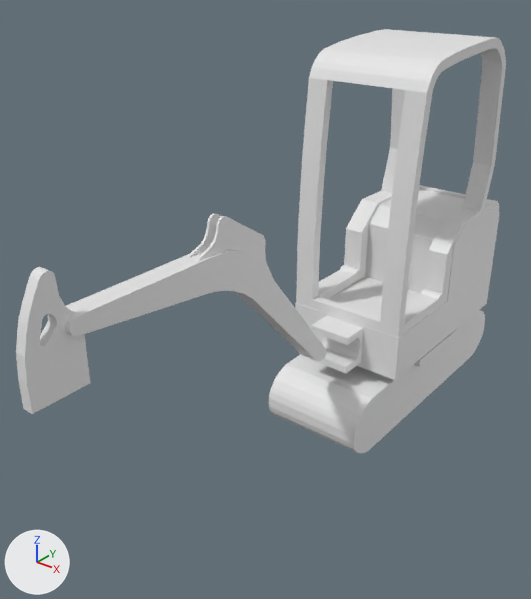
A saved change to the Blender file static/models/excavator/CAT302.blend.
Rendered twice from a 50 mm lens placed at (5.66, -8.21, 4.44), pointed at (-0.45, -0.57, -0.3). The lights are fixed; the arrows at lower left show +X, +Y and +Z. The older version comes first.

In view in the first picture: 'Boom', 'Boom_Fin', 'CabinFrame', 'Chassis', 'Stick', 'Treads'.
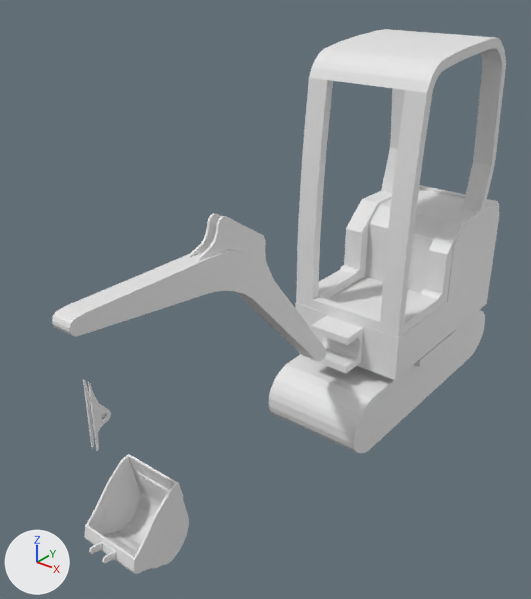
Changed parts and their boxes [x1, y1, x2, y2] in the pictures (531 x 599 px):
'Cube', added
    after: [84, 454, 189, 574]
'Stick', hidden
    before: [16, 267, 90, 414]
'StickFin', added
    after: [83, 380, 111, 451]
'BucketHandle', shown, added
    after: [89, 542, 116, 563]
part 1 of me_cube_006, cut back
    before: [27, 384, 62, 414]

Patch to the scene script:
```diff
--- a/static/models/excavator/CAT302.blend.py
+++ b/static/models/excavator/CAT302.blend.py
@@ me_cube_006 @@
 # used by ob_stick; location = (0.0, -4.53, 0.54); scale = (0.0725, 0.0725, 0.0725)
-me_cube_006.from_pydata(...)  # 111 vertices, 147 faces; spans x 0.0..1.0, y -5.2..4.8, z -4.1..15.3
+me_cube_006.from_pydata(...)  # 169 vertices, 207 faces; spans x 0.0..1.0, y -5.2..4.8, z -38.5..15.3
+# me_cube_006 part 1
+# 2 faces are deleted
+# 36 vertices are added at x 0.0..1.0, y -5.2..4.8, z -38.5..-4.1
+# 22 new vertices lie (1.0, 0.0, 0.0) away from vertices in x 0.0, y -4.6..4.8, z -38.5..-5.9
+# 62 new faces join them
@@ me_cube_008 @@
+me_cube_008.from_pydata(...)  # 179 vertices, 203 faces; spans x 0.0..0.45, y -0.375..0.563, z -0.33..0.766
@@ me_cube_007 @@
+me_cube_007.from_pydata(...)  # 34 vertices, 28 faces, 3 loose edges; spans x 0.0..0.304, y -0.096..0.28, z -0.159..0.086
@@ me_cube @@
+me_cube.from_pydata(...)  # 131 vertices, 138 faces; spans x 1.6..2.78, y 6.82..9.27, z -6.74..2.55
@@ ob_stick @@
 _m = ob_stick.modifiers.new('Mirror', 'MIRROR')
 _m.use_clip = True
+ob_stick.hide_set(True)
@@ ob_cube @@
+ob_cube = bpy.data.objects.new('Cube', me_cube_008)
+ob_cube.location = (0.0, -3.8, -2.19)
+_m = ob_cube.modifiers.new('Mirror', 'MIRROR')
+_m.use_clip = True
@@ ob_buckethandle @@
+ob_buckethandle = bpy.data.objects.new('BucketHandle', me_cube_007)
+ob_buckethandle.location = (0.0, -4.3, -2.13)
+ob_buckethandle.scale = (0.438, 0.536, 0.536)
+_m = ob_buckethandle.modifiers.new('Mirror', 'MIRROR')
+_m.use_clip = True
+_m = ob_buckethandle.modifiers.new('Boolean', 'BOOLEAN')
+_m.object = ob_stick
@@ ob_stickfin @@
+ob_stickfin = bpy.data.objects.new('StickFin', me_cube)
+ob_stickfin.location = (0.0, -4.84, 0.0)
+ob_stickfin.scale = (0.0194, 0.0962, 0.0962)
+_m = ob_stickfin.modifiers.new('Mirror', 'MIRROR')
```
